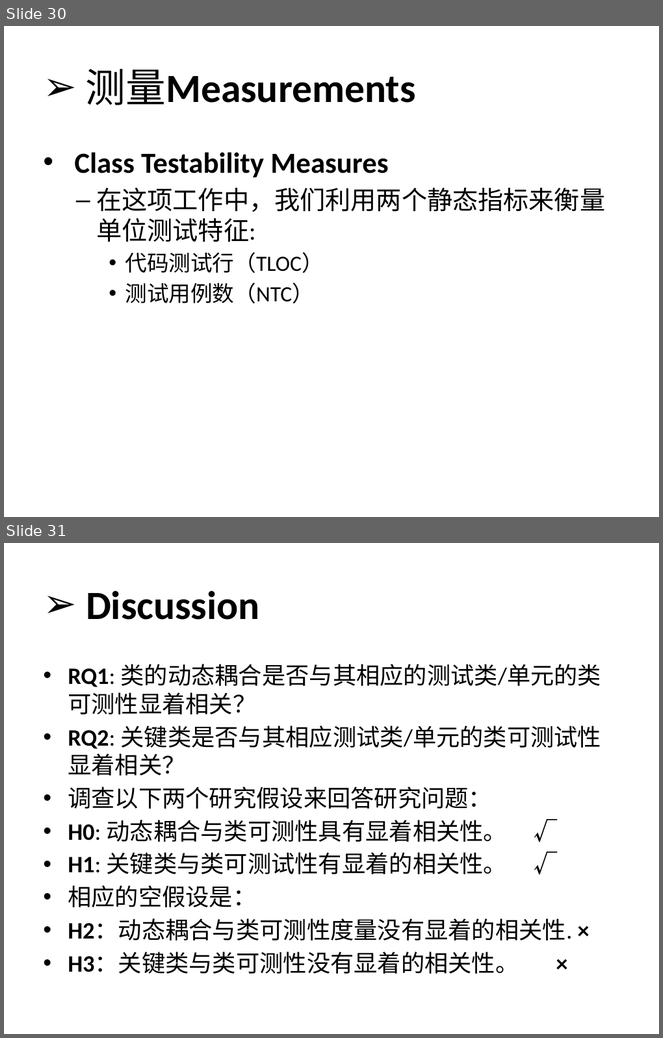
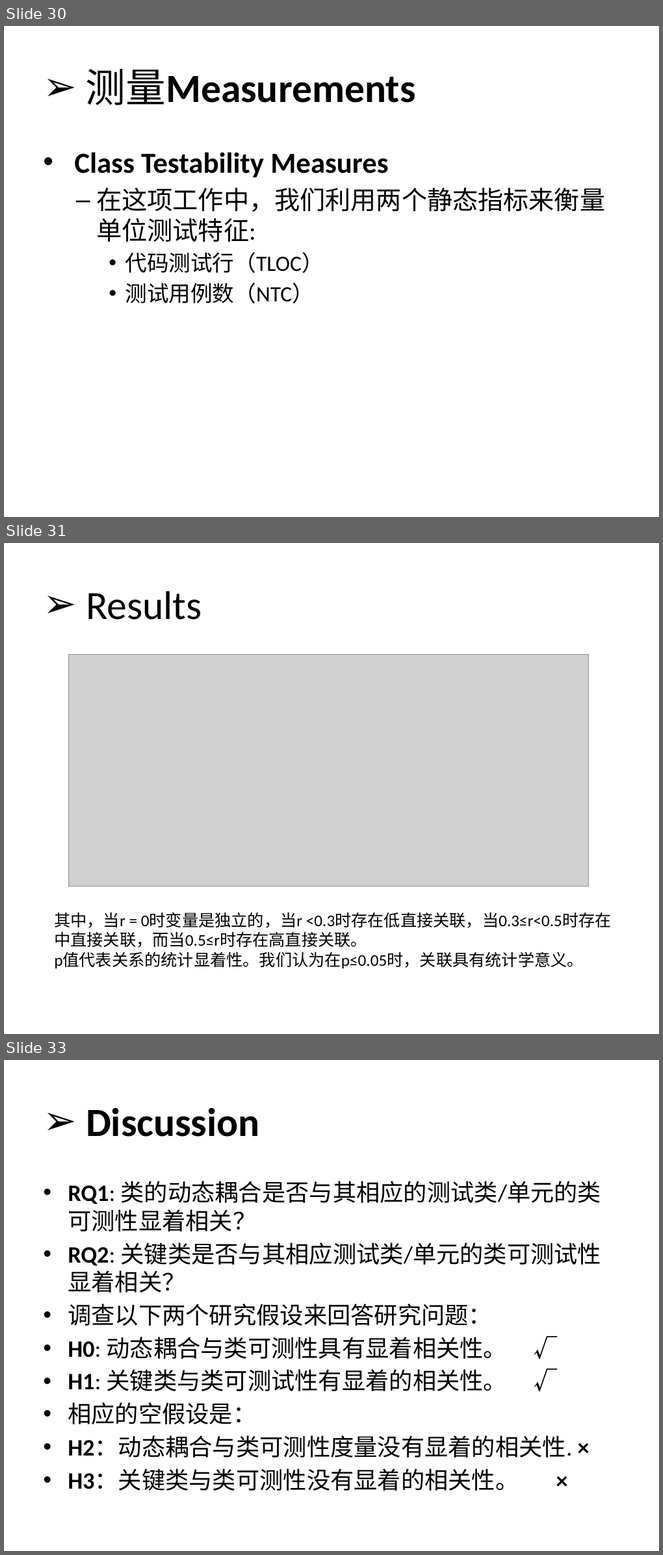
Before and after one commit to SQS-JLiu/software-testability, a slide deck: 软件测试ppt/软件可测试性-测量方法.pptx. Shown one above the other, each under a label of ours: slides 30 and 31 before the commit, slides 30, 31 and 33 after it; the slides between them are not shown. The pictures are 663x1038 and 663x1555 pixels, drawn with LibreOffice and Linux fonts; fonts in the diff are those of the drawing; grey boxes stand for pictures. Boxes give left, top, right and bottom in pixels: in the first picture for what was removed or moved away, otherwise in the second. Text is boxed around its words. In the diff, an @@ line names an element or a change of style, - is before the commit and + after.

```diff
--- a/软件测试ppt/软件可测试性-测量方法.pptx
+++ b/软件测试ppt/软件可测试性-测量方法.pptx
@@ slide 31 added at (x1=4, y1=543, x2=659, y2=1034), background #FFFFFF @@
@@ title added at (x1=86, y1=591, x2=202, y2=620), 44 pt, text #000000 @@
+➢ Results
@@ picture added at (x1=68, y1=654, x2=588, y2=886) @@
@@ text added at (x1=54, y1=912, x2=612, y2=969), 18 pt, text #000000 @@
+其中，当r = 0时变量是独立的，当r <0.3时存在低直接关联，当0.3≤r<0.5时存在中直接关联，而当0.5≤r时存在高直接关联。
+p值代表关系的统计显着性。我们认为在p≤0.05时，关联具有统计学意义。
@@ what was slide 31 is now slide 33 @@
```
Also in this commit, not shown: 2 slides changed, 2 other slides added, 25 other files.
